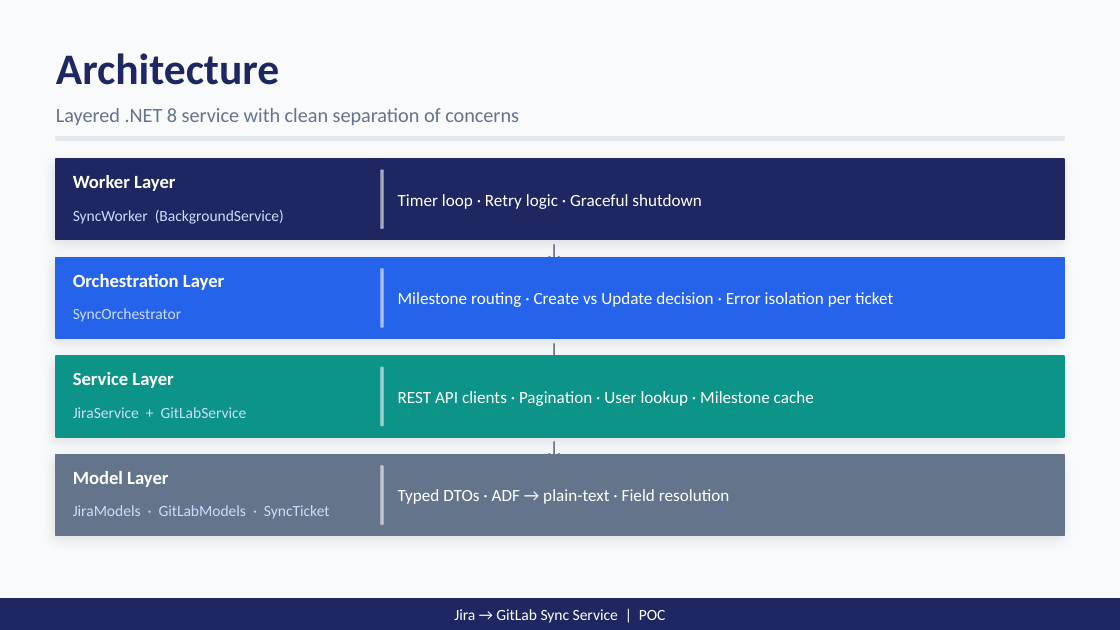
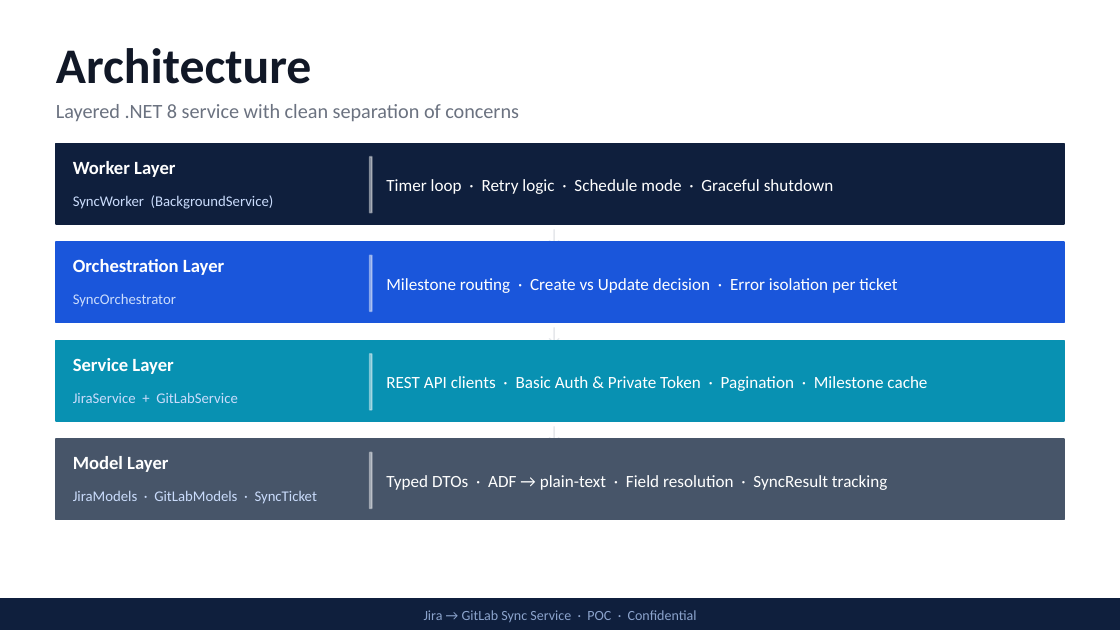
Before and after one commit to raghusingh/Jira_to_Gitlab_Backlog_Movement, a slide deck: slide 5 of JiraGitLabSync_POC.pptx. Drawn at 1120x630 pixels with LibreOffice and Linux fonts; fonts in the diff are those of the drawing. Boxes give left, top, right and bottom in pixels: in the first picture for what was removed or moved away, otherwise in the second. Text is boxed around its words. In the diff, an @@ line names an element or a change of style, - is before the commit and + after.

```diff
--- a/JiraGitLabSync_POC.pptx
+++ b/JiraGitLabSync_POC.pptx
@@ background #F8FAFC to #FFFFFF @@
@@ text "Architecture" at (56,48,312,84): size 28 to 32 pt, text colour #1E2761 to #111827 @@
@@ text "Layered .NET 8 service with ..." at (56,104,519,121): text colour #64748B to #6B7280 @@
@@ rectangle: place and size @@
-rectangle at (56,137,1064,140)
+rectangle at (56,143,1064,224)
@@ rectangle at (56,143,1064,224): fill #E2E8F0 to #0F1F3D; outline #E2E8F0 1 pt to #0F1F3D 1 pt @@
@@ rectangle removed at (56,159,1064,240) @@
@@ text "Worker Layer": place and size @@
-text "Worker Layer" at (73,175,175,191)
+text "Worker Layer" at (73,161,175,177)
@@ text at (386,179,834,194): text changed @@
-Timer loop · Retry logic · Graceful shutdown
+Timer loop · Retry logic · Schedule mode · Graceful shutdown
@@ text "SyncWorker (BackgroundService)": place and size @@
-text "SyncWorker (BackgroundService)" at (73,210,284,224)
+text "SyncWorker (BackgroundService)" at (73,195,274,209)
@@ rectangle at (56,242,1064,323): fill #2563EB to #1A56DB; outline #2563EB 1 pt to #1A56DB 1 pt; shadow off @@
@@ text "Orchestration Layer": place and size @@
-text "Orchestration Layer" at (73,274,224,290)
+text "Orchestration Layer" at (73,259,224,275)
@@ 4 rectangles: place and size @@
-4 rectangles at (381,170,383,524)
+4 rectangles at (370,157,372,508)
@@ text "Milestone routing · Create vs ..." rewrapped from (398,292,893,307) to (386,278,897,293) @@
@@ text "SyncOrchestrator": place and size @@
-text "SyncOrchestrator" at (73,308,182,322)
+text "SyncOrchestrator" at (73,293,176,307)
@@ rectangle at (56,340,1064,421): fill #0D9488 to #0891B2; outline #0D9488 1 pt to #0891B2 1 pt; shadow off @@
@@ text "Service Layer": place and size @@
-text "Service Layer" at (73,372,173,388)
+text "Service Layer" at (73,358,173,374)
@@ text "JiraService + GitLabService": place and size @@
-text "JiraService + GitLabService" at (73,407,247,418)
+text "JiraService + GitLabService" at (73,392,238,403)
@@ text at (386,376,927,391): text changed @@
-REST API clients · Pagination · User lookup · Milestone cache
+REST API clients · Basic Auth & Private Token · Pagination · Milestone cache
@@ 3 texts, 3 rectangles: place and size @@
-3 texts, 3 rectangles at (56,240,1064,535)
+3 texts, 3 rectangles at (56,224,1064,520)
@@ rectangle at (56,439,1064,520): fill #64748B to #475569; outline #64748B 1 pt to #475569 1 pt; shadow off @@
@@ text "Model Layer": place and size @@
-text "Model Layer" at (73,471,168,487)
+text "Model Layer" at (73,456,168,472)
@@ size 14 to 13 pt, text colour #64748B to #E5E7EB in 3 elements at (526,224,582,246), (526,323,582,345), (526,421,582,444) @@
@@ text at (386,475,888,490): text changed @@
-Typed DTOs · ADF → plain-text · Field resolution
+Typed DTOs · ADF → plain-text · Field resolution · SyncResult tracking
@@ size 10 to 9.5 pt in 4 elements at (73,195,274,209), (73,293,176,307), (73,392,238,403), (73,491,317,504) @@
@@ text "JiraModels · GitLabModels · SyncTicket": place and size @@
-text "JiraModels · GitLabModels · SyncTicket" at (73,505,330,519)
+text "JiraModels · GitLabModels · SyncTicket" at (73,491,317,504)
@@ rectangle at (0,599,1120,630): fill #1E2761 to #0F1F3D; outline #1E2761 1 pt to #0F1F3D 1 pt @@
@@ text at (424,610,697,622): text changed; size 10 to 9 pt; text colour #FFFFFF to #8BA3CC @@
-Jira → GitLab Sync Service | POC
+Jira → GitLab Sync Service · POC · Confidential
```
Also in this commit, not shown: 9 other slides changed, 2 slides added, 1 slide removed, 2 other files.
